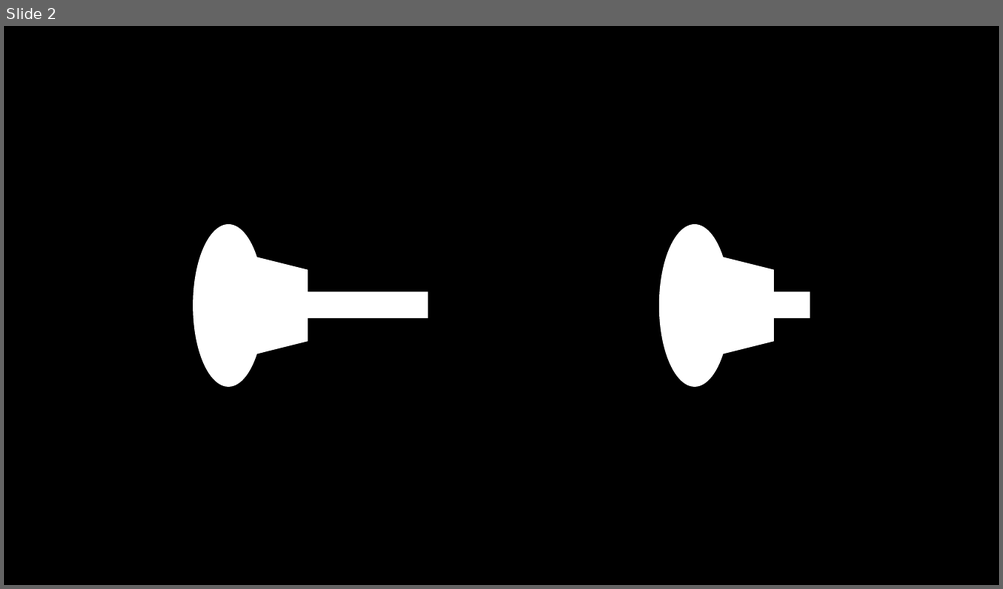
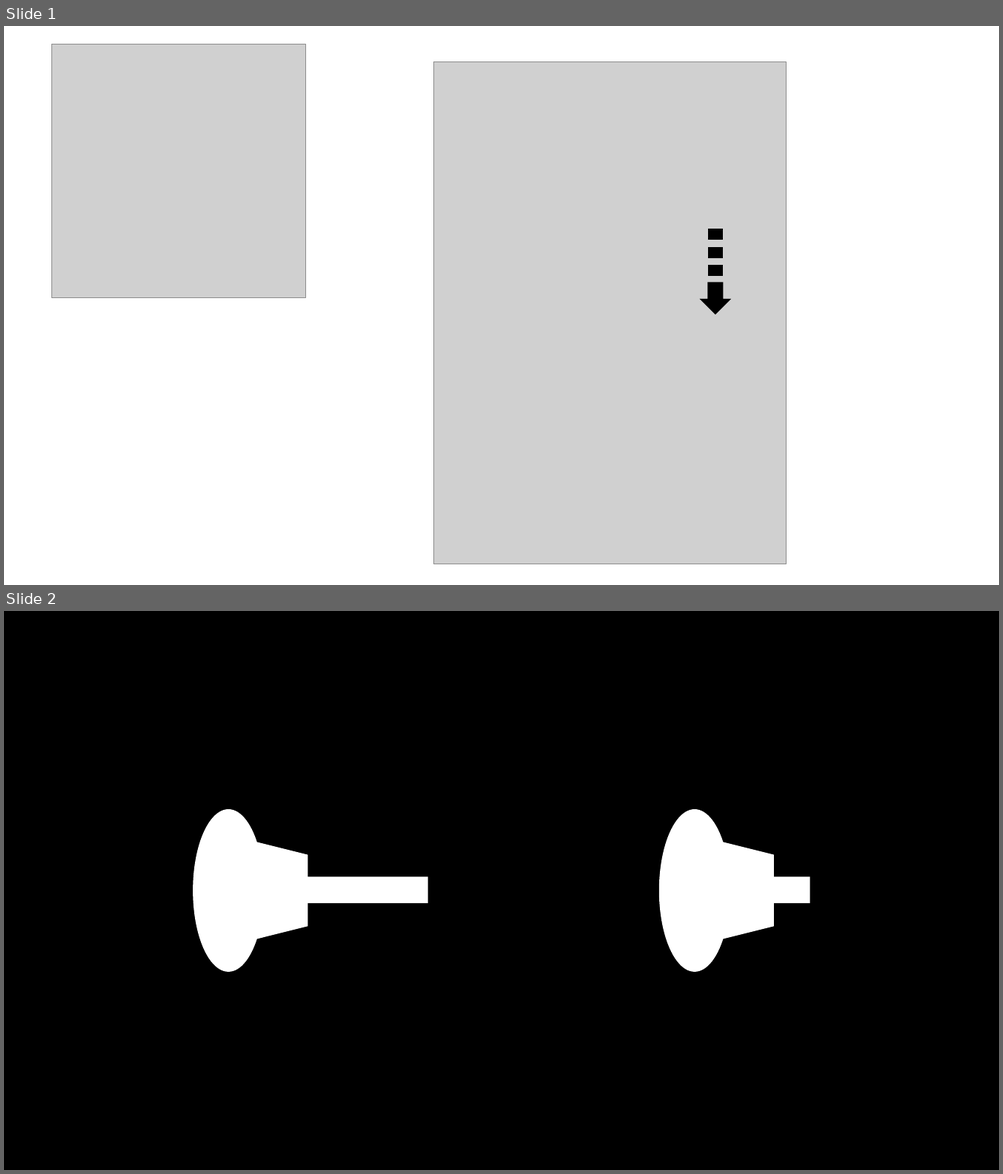
Before and after one commit to Daniel-Oberlin/FlightGear-StreamDeck, a slide deck: StreamDeck/icons/icons.pptx. Shown one above the other, each under a label of ours: slide 2 before the commit, slides 1 and 2 after it. The pictures are 1003x589 and 1003x1174 pixels, drawn with LibreOffice and Linux fonts; fonts in the diff are those of the drawing; grey boxes stand for pictures. Boxes give left, top, right and bottom in pixels: in the first picture for what was removed or moved away, otherwise in the second. Text is boxed around its words. In the diff, an @@ line names an element or a change of style, - is before the commit and + after.

```diff
--- a/StreamDeck/icons/icons.pptx
+++ b/StreamDeck/icons/icons.pptx
@@ slide 1 added at [4,26,999,585], background #FFFFFF @@
@@ picture added at [52,44,305,298] @@
@@ picture added at [434,62,786,564] @@
@@ rectangle added at [708,230,722,239], fill #000000, outline #000000 1.5 pt @@
@@ rectangle added at [708,266,722,275], fill #000000, outline #000000 1.5 pt @@
@@ rectangle added at [708,248,722,258], fill #000000, outline #000000 1.5 pt @@
@@ down arrow added at [702,284,729,314], fill #000000, outline #000000 1.5 pt @@
```
Also in this commit, not shown: 1 slide removed, 2 other files.
